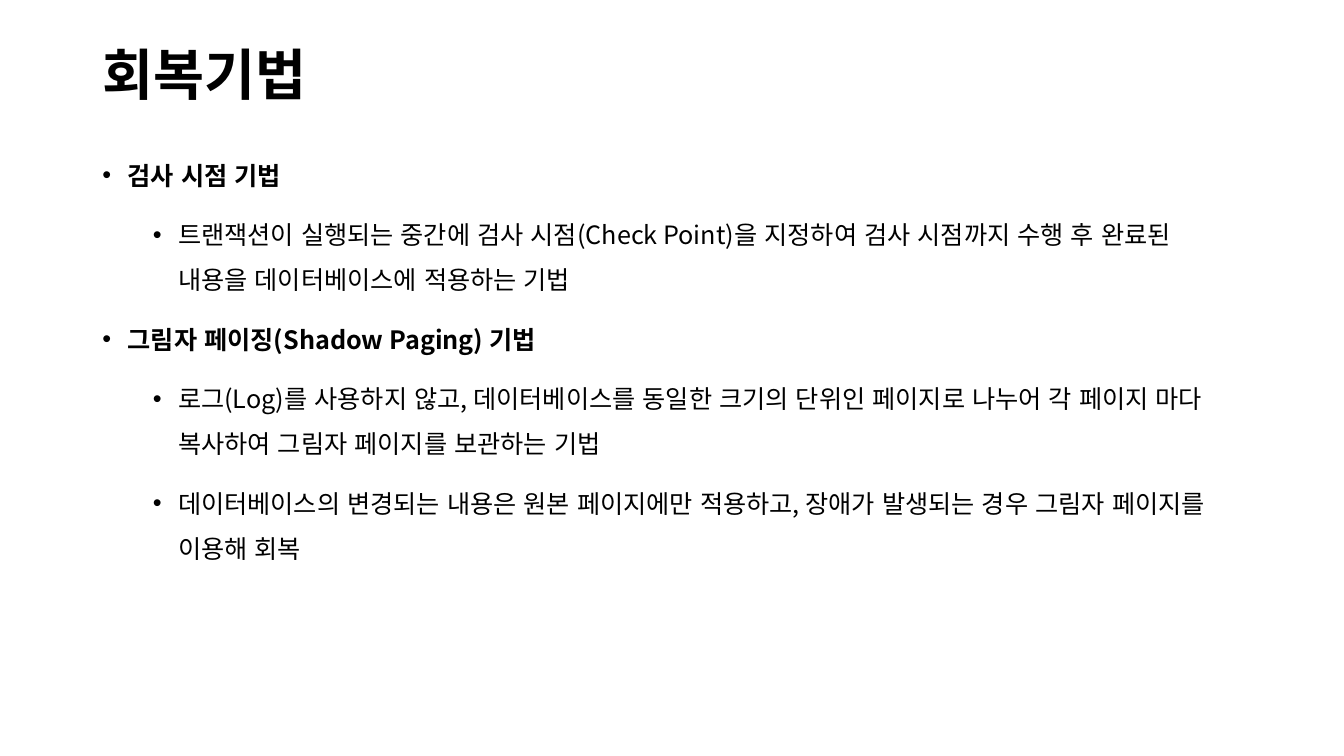
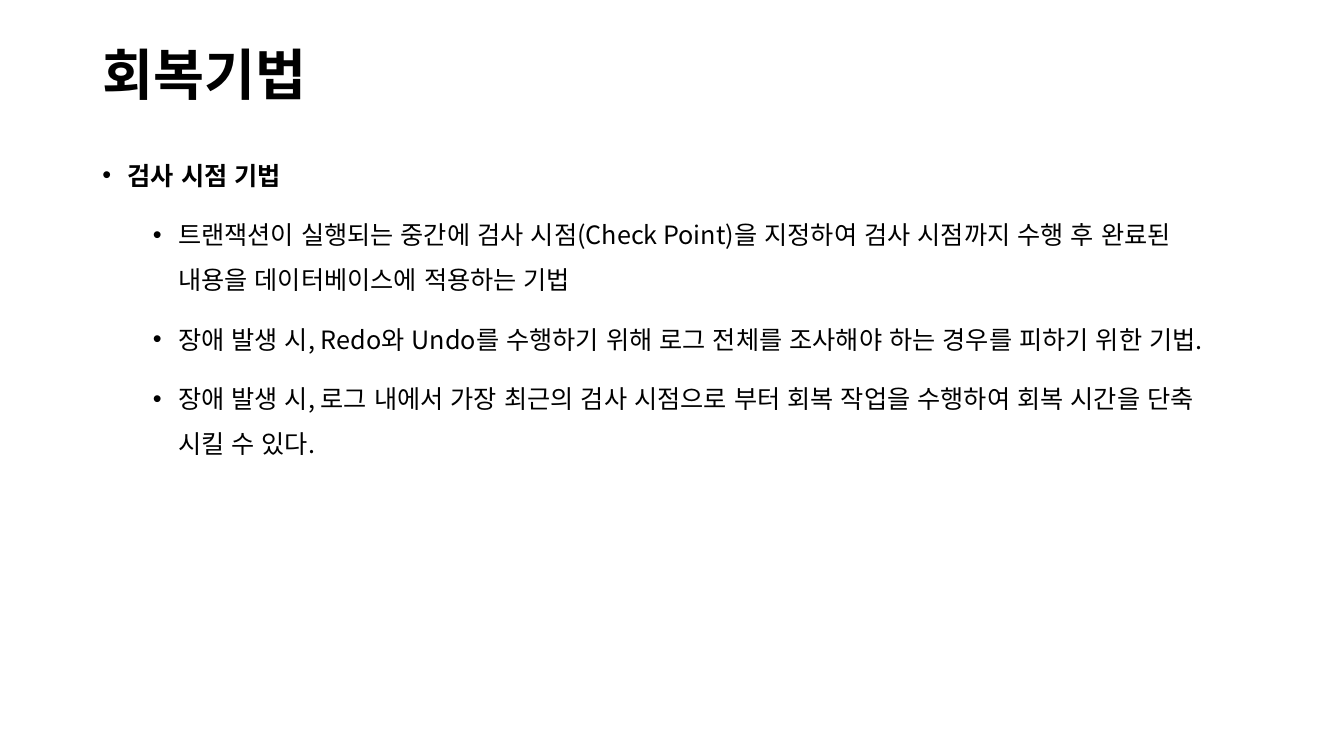
Before and after one commit to lhs501/mirim, a slide deck: slide 16 of TT.pptx (slide 12 before the commit). Drawn at 1344x756 pixels with LibreOffice and Linux fonts; fonts in the diff are those of the drawing. Boxes give left, top, right and bottom in pixels: in the first picture for what was removed or moved away, otherwise in the second. Text is boxed around its words. In the diff, an @@ line names an element or a change of style, - is before the commit and + after.

```diff
--- a/TT.pptx
+++ b/TT.pptx
@@ text at [178,328,1202,455]: text changed @@
-• 그림자 페이징(Shadow Paging) 기법
-    • 로그(Log)를 사용하지 않고, 데이터베이스를 동일한 크기의 단위인 페이지로 나누어 각 페이지 마다 복사하여 그림자 페이지를 보관하는 기법
-    • 데이터베이스의 변경되는 내용은 원본 페이지에만 적용하고, 장애가 발생되는 경우 그림자 페이지를 이용해 회복
+    • 장애 발생 시, Redo와 Undo를 수행하기 위해 로그 전체를 조사해야 하는 경우를 피하기 위한 기법.
+    • 장애 발생 시, 로그 내에서 가장 최근의 검사 시점으로 부터 회복 작업을 수행하여 회복 시간을 단축 시킬 수 있다.
```
Also in this commit, not shown: 2 other slides changed, 5 slides added, 1 other file.
